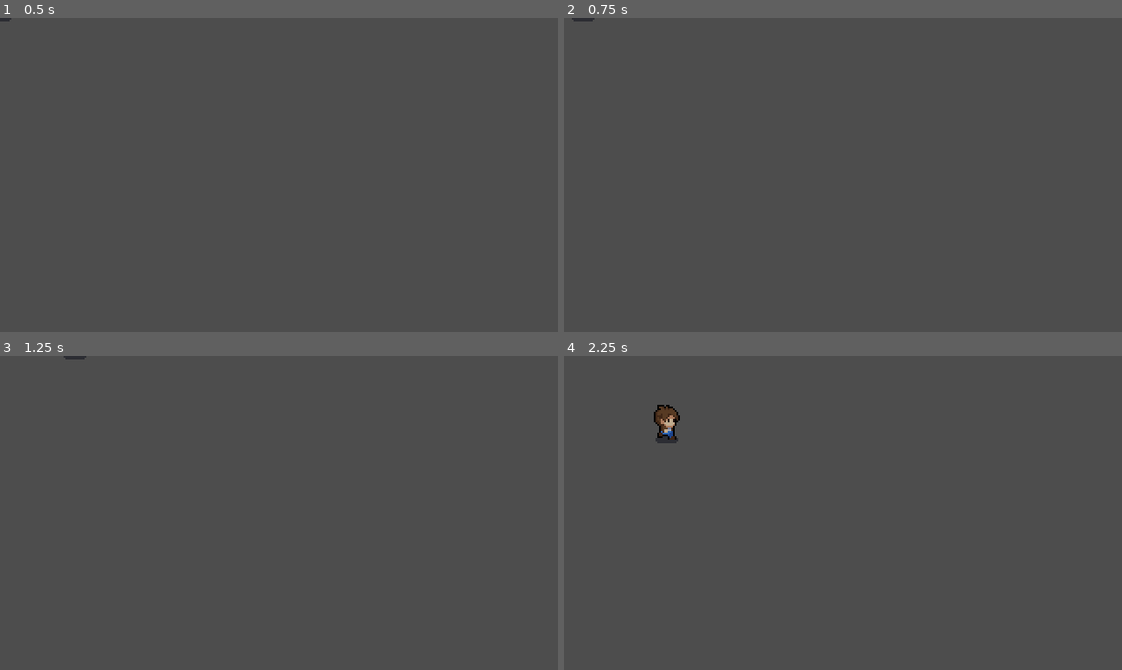
Above: before the commit, frames 1-4 (two rows, left to right).
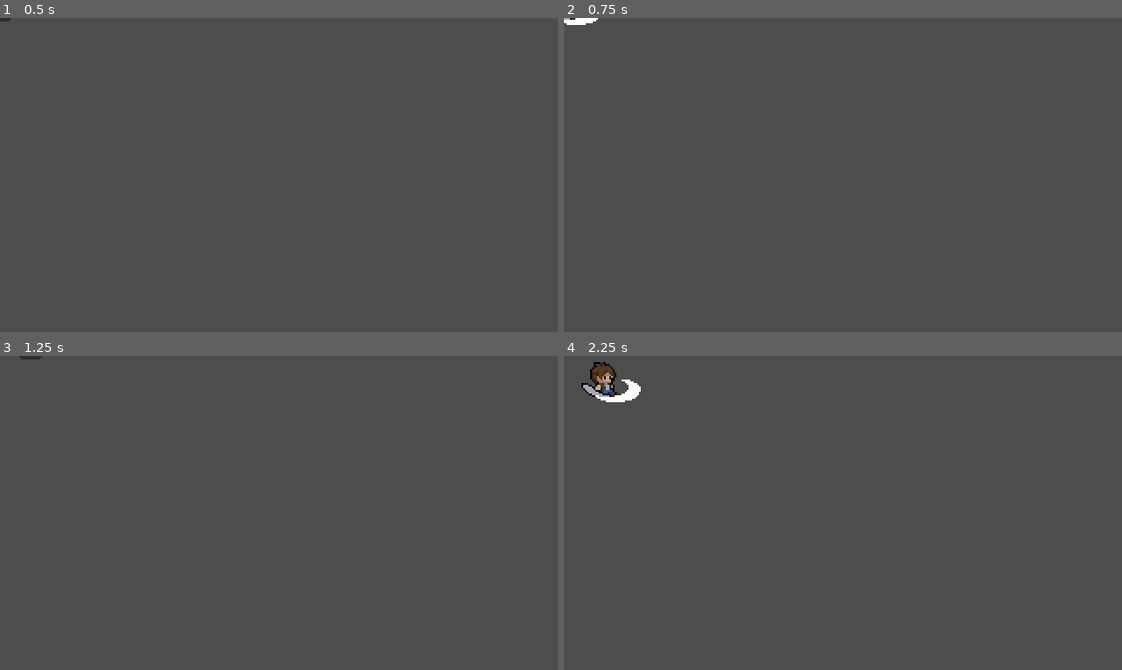
Above: after the commit, the same moments.

Repository: Ruteski/topdown-bandeira
Game: Godot game, scene res://scenes/player/player.tscn
Two runs of this game, one before a commit and one after it. Both use one fixed random seed, a clock stepped at 60 frames per second and the inputs below. The project has no main scene, so this scene is started directly.
Inputs:
- Up to frame 1 (0.5 s): no input
- Up to frame 2 (0.75 s): tap Enter at 0.5 s; hold D (move_right) from 0.53 s (still down); tap Q (attack, bound only after the commit) at 0.6 s
- Up to frame 3 (1.25 s): keep holding D (move_right)
- Up to frame 4 (2.25 s): tap Space at 1.25 s; release D (move_right) at 1.28 s; hold S (move_down) 1.28-2.03 s; tap Q (attack, bound only after the commit) at 1.35, 2.1 s; hold D (move_right) from 2.03 s (still down)

Frame 1 is identical in both runs. In frame 2, 0.1% of the frame differs, in the area x 0-7%, y 0-3%; in frame 3, less than 0.1%; in frame 4, 1.1%, in the area x 3-21%, y 1-28%.

Commit message:
criado animacoes de attack e codigo

Diff:
--- a/project.godot
+++ b/project.godot
@@ -48,6 +48,11 @@
 , Object(InputEventKey,"resource_local_to_scene":false,"resource_name":"","device":-1,"window_id":0,"alt_pressed":false …(186 unchanged characters)…
 ]
 }
+attack={
+"deadzone": 0.5,
+"events": [Object(InputEventKey,"resource_local_to_scene":false,"resource_name":"","device":-1,"window_id":0,"alt_pressed":false,"shift_pressed":false,"ctrl_pressed":false,"meta_pressed":false,"pressed":false,"keycode":0,"physical_keycode":81,"key_label":0,"unicode":113,"location":0,"echo":false,"script":null)
+]
+}
 
 [rendering]
 
--- a/scenes/player/player.tscn
+++ b/scenes/player/player.tscn
@@ -381,9 +381,177 @@
 "values": [false]
 }
 
+[sub_resource type="Animation" id="Animation_g7lbn"]
+resource_name = "attack_down"
+length = 0.4
+step = 0.1
+tracks/0/type = "value"
+tracks/0/imported = false
+tracks/0/enabled = true
+tracks/0/path = NodePath("Texture:frame")
+tracks/0/interp = 1
+tracks/0/loop_wrap = true
+tracks/0/keys = {
+"times": PackedFloat32Array(0, 0.1, 0.2, 0.3),
+"transitions": PackedFloat32Array(1, 1, 1, 1),
+"update": 1,
+"values": [36, 37, 38, 39]
+}
+tracks/1/type = "value"
+tracks/1/imported = false
+tracks/1/enabled = true
+tracks/1/path = NodePath("Texture:position")
+tracks/1/interp = 1
+tracks/1/loop_wrap = true
+tracks/1/keys = {
+"times": PackedFloat32Array(0),
+"transitions": PackedFloat32Array(1),
+"update": 0,
+"values": [Vector2(-0.5, -17)]
+}
+tracks/2/type = "value"
+tracks/2/imported = false
+tracks/2/enabled = true
+tracks/2/path = NodePath("Texture:flip_h")
+tracks/2/interp = 1
+tracks/2/loop_wrap = true
+tracks/2/keys = {
+"times": PackedFloat32Array(0),
+"transitions": PackedFloat32Array(1),
+"update": 1,
+"values": [false]
+}
+
+[sub_resource type="Animation" id="Animation_0bce2"]
+resource_name = "attack_right"
+length = 0.4
+step = 0.1
+tracks/0/type = "value"
+tracks/0/imported = false
+tracks/0/enabled = true
+tracks/0/path = NodePath("Texture:frame")
+tracks/0/interp = 1
+tracks/0/loop_wrap = true
+tracks/0/keys = {
+"times": PackedFloat32Array(0, 0.1, 0.2, 0.3),
+"transitions": PackedFloat32Array(1, 1, 1, 1),
+"update": 1,
+"values": [42, 43, 44, 45]
+}
+tracks/1/type = "value"
+tracks/1/imported = false
+tracks/1/enabled = true
+tracks/1/path = NodePath("Texture:position")
+tracks/1/interp = 1
+tracks/1/loop_wrap = true
+tracks/1/keys = {
+"times": PackedFloat32Array(0),
+"transitions": PackedFloat32Array(1),
+"update": 0,
+"values": [Vector2(-0.5, -17)]
+}
+tracks/2/type = "value"
+tracks/2/imported = false
+tracks/2/enabled = true
+tracks/2/path = NodePath("Texture:flip_h")
+tracks/2/interp = 1
+tracks/2/loop_wrap = true
+tracks/2/keys = {
+"times": PackedFloat32Array(0),
+"transitions": PackedFloat32Array(1),
+"update": 1,
+"values": [false]
+}
+
+[sub_resource type="Animation" id="Animation_riksu"]
+resource_name = "attack_left"
+length = 0.4
+step = 0.1
+tracks/0/type = "value"
+tracks/0/imported = false
+tracks/0/enabled = true
+tracks/0/path = NodePath("Texture:frame")
+tracks/0/interp = 1
+tracks/0/loop_wrap = true
+tracks/0/keys = {
+"times": PackedFloat32Array(0, 0.1, 0.2, 0.3),
+"transitions": PackedFloat32Array(1, 1, 1, 1),
+"update": 1,
+"values": [42, 43, 44, 45]
+}
+tracks/1/type = "value"
+tracks/1/imported = false
+tracks/1/enabled = true
+tracks/1/path = NodePath("Texture:position")
+tracks/1/interp = 1
+tracks/1/loop_wrap = true
+tracks/1/keys = {
+"times": PackedFloat32Array(0),
+"transitions": PackedFloat32Array(1),
+"update": 0,
+"values": [Vector2(0.5, -17)]
+}
+tracks/2/type = "value"
+tracks/2/imported = false
+tracks/2/enabled = true
+tracks/2/path = NodePath("Texture:flip_h")
+tracks/2/interp = 1
+tracks/2/loop_wrap = true
+tracks/2/keys = {
+"times": PackedFloat32Array(0),
+"transitions": PackedFloat32Array(1),
+"update": 1,
+"values": [true]
+}
+
+[sub_resource type="Animation" id="Animation_hl32g"]
+resource_name = "attack_up"
+length = 0.4
+step = 0.1
+tracks/0/type = "value"
+tracks/0/imported = false
+tracks/0/enabled = true
+tracks/0/path = NodePath("Texture:frame")
+tracks/0/interp = 1
+tracks/0/loop_wrap = true
+tracks/0/keys = {
+"times": PackedFloat32Array(0, 0.1, 0.2, 0.3),
+"transitions": PackedFloat32Array(1, 1, 1, 1),
+"update": 1,
+"values": [48, 49, 50, 51]
+}
+tracks/1/type = "value"
+tracks/1/imported = false
+tracks/1/enabled = true
+tracks/1/path = NodePath("Texture:position")
+tracks/1/interp = 1
+tracks/1/loop_wrap = true
+tracks/1/keys = {
+"times": PackedFloat32Array(0),
+"transitions": PackedFloat32Array(1),
+"update": 0,
+"values": [Vector2(-0.5, -17)]
+}
+tracks/2/type = "value"
+tracks/2/imported = false
+tracks/2/enabled = true
+tracks/2/path = NodePath("Texture:flip_h")
+tracks/2/interp = 1
+tracks/2/loop_wrap = true
+tracks/2/keys = {
+"times": PackedFloat32Array(0),
+"transitions": PackedFloat32Array(1),
+"update": 1,
+"values": [false]
+}
+
 [sub_resource type="AnimationLibrary" id="AnimationLibrary_626gr"]
 _data = {
 "RESET": SubResource("Animation_0yowu"),
+"attack_down": SubResource("Animation_g7lbn"),
+"attack_left": SubResource("Animation_riksu"),
+"attack_right": SubResource("Animation_0bce2"),
+"attack_up": SubResource("Animation_hl32g"),
 "idle_down": SubResource("Animation_ernhr"),
 "idle_left": SubResource("Animation_aio0e"),
 "idle_right": SubResource("Animation_eo5uy"),
@@ -393,6 +561,29 @@
 "walk_right": SubResource("Animation_xg8l8"),
 "walk_up": SubResource("Animation_1ijbt")
 }
+
+[sub_resource type="AnimationNodeAnimation" id="AnimationNodeAnimation_byd3o"]
+animation = &"attack_down"
+
+[sub_resource type="AnimationNodeAnimation" id="AnimationNodeAnimation_nidaq"]
+animation = &"attack_up"
+
+[sub_resource type="AnimationNodeAnimation" id="AnimationNodeAnimation_vm34i"]
+animation = &"attack_left"
+
+[sub_resource type="AnimationNodeAnimation" id="AnimationNodeAnimation_7faq2"]
+animation = &"attack_right"
+
+[sub_resource type="AnimationNodeBlendSpace2D" id="AnimationNodeBlendSpace2D_7nsbl"]
+blend_point_0/node = SubResource("AnimationNodeAnimation_byd3o")
+blend_point_0/pos = Vector2(0, 1)
+blend_point_1/node = SubResource("AnimationNodeAnimation_nidaq")
+blend_point_1/pos = Vector2(0, -1)
+blend_point_2/node = SubResource("AnimationNodeAnimation_vm34i")
+blend_point_2/pos = Vector2(-1, 0)
+blend_point_3/node = SubResource("AnimationNodeAnimation_7faq2")
+blend_point_3/pos = Vector2(1, 0)
+blend_mode = 1
 
 [sub_resource type="AnimationNodeAnimation" id="AnimationNodeAnimation_in5ex"]
 animation = &"idle_down"
@@ -441,16 +632,15 @@
 blend_mode = 1
 
 [sub_resource type="AnimationNodeStateMachine" id="AnimationNodeStateMachine_k1kt2"]
+states/attack/node = SubResource("AnimationNodeBlendSpace2D_7nsbl")
+states/attack/position = Vector2(327.689, 236.222)
 states/idle/node = SubResource("AnimationNodeBlendSpace2D_rhgsq")
-states/idle/position = Vector2(496, 220.667)
+states/idle/position = Vector2(328.222, 100.296)
 states/walk/node = SubResource("AnimationNodeBlendSpace2D_ky23y")
-states/walk/position = Vector2(633.778, 224)
+states/walk/position = Vector2(328.099, 167.333)
 
 [node name="Player" type="CharacterBody2D" node_paths=PackedStringArray("_animation_tree")]
 script = ExtResource("1_xrnht")
-_move_speed = null
-_acceleration = null
-_friction = null
 _animation_tree = NodePath("AnimationTree")
 
 [node name="Collision" type="CollisionShape2D" parent="."]
@@ -481,6 +671,22 @@
 parameters/Start/current_length = 0.0
 parameters/Start/current_position = 0.0
 parameters/Start/current_delta = 0.0
+parameters/attack/current_length = Vector2(0, 0)
+parameters/attack/current_position = Vector2(0, 0)
+parameters/attack/current_delta = Vector2(0, 0)
+parameters/attack/blend_position = Vector2(0, 0)
+parameters/attack/0/current_length = null
+parameters/attack/0/current_position = null
+parameters/attack/0/current_delta = null
+parameters/attack/1/current_length = null
+parameters/attack/1/current_position = null
+parameters/attack/1/current_delta = null
+parameters/attack/2/current_length = null
+parameters/attack/2/current_position = null
+parameters/attack/2/current_delta = null
+parameters/attack/3/current_length = null
+parameters/attack/3/current_position = null
+parameters/attack/3/current_delta = null
 parameters/idle/current_length = 0.6
 parameters/idle/current_position = 0.332501
 parameters/idle/current_delta = 0.025
@@ -513,3 +719,5 @@
 parameters/walk/3/current_length = null
 parameters/walk/3/current_position = null
 parameters/walk/3/current_delta = null
+
+[connection signal="animation_finished" from="AnimationTree" to="." method="_on_animation_tree_animation_finished"]
--- a/scripts/player/player.gd
+++ b/scripts/player/player.gd
@@ -2,6 +2,7 @@
 class_name Player
 
 var _state_machine
+var _is_attacking: bool = false
 
 @export_category("Variables")
 @export var _move_speed: float = 64.0 # +/- 4 celulas por segundo
@@ -13,41 +14,59 @@
 
 
 func _ready() -> void:
-	_state_machine = _animation_tree["parameters/playback"]
+		_state_machine = _animation_tree["parameters/playback"]
 
 
 func _physics_process(_delta: float) -> void:
-	_move()
-	_animate()
-	move_and_slide()
+		_move()
+		_attack()
+		_animate()
+		move_and_slide()
 
 
 func _move() -> void:
-	var _direction: Vector2 = Vector2(
-		Input.get_axis("move_left", "move_right"),
-		Input.get_axis("move_up", "move_down")
-	)
+		var _direction: Vector2 = Vector2(
+				Input.get_axis("move_left", "move_right"),
+				Input.get_axis("move_up", "move_down")
+		)
 
 #	if input_direction:
 #		velocity.x = input_direction * move_speed
 #	else:
 #		velocity.x = move_toward(velocity.x, 0, move_speed)
 
-	if _direction != Vector2.ZERO:
-		_animation_tree["parameters/idle/blend_position"] = _direction
-		_animation_tree["parameters/walk/blend_position"] = _direction
+		if _direction != Vector2.ZERO:
+				_animation_tree["parameters/idle/blend_position"] = _direction
+				_animation_tree["parameters/walk/blend_position"] = _direction
+				_animation_tree["parameters/attack/blend_position"] = _direction
 
-		velocity.x = lerp(velocity.x, _direction.normalized().x * _move_speed, _acceleration)
-		velocity.y = lerp(velocity.y, _direction.normalized().y * _move_speed, _acceleration)
-		return
+				velocity.x = lerp(velocity.x, _direction.normalized().x * _move_speed, _acceleration)
+				velocity.y = lerp(velocity.y, _direction.normalized().y * _move_speed, _acceleration)
+				return
 
-	velocity.x = lerp(velocity.x, _direction.normalized().x * _move_speed, _friction)
-	velocity.y = lerp(velocity.y, _direction.normalized().y * _move_speed, _friction)
-	velocity = _direction.normalized() * _move_speed
+		velocity.x = lerp(velocity.x, _direction.normalized().x * _move_speed, _friction)
+		velocity.y = lerp(velocity.y, _direction.normalized().y * _move_speed, _friction)
+		velocity = _direction.normalized() * _move_speed
 
 
 func _animate() -> void:
-	if velocity.length() > 2:
-		_state_machine.travel("walk")
-		return
-	_state_machine.travel("idle")
+		if _is_attacking:
+				_state_machine.travel("attack")
+				return
+
+		if velocity.length() > 2:
+				_state_machine.travel("walk")
+				return
+		_state_machine.travel("idle")
+
+
+func _attack() -> void:
+		if Input.is_action_just_pressed("attack") && !_is_attacking:
+				set_physics_process(false)
+				_is_attacking = true
+
+
+func _on_animation_tree_animation_finished(anim_name: StringName) -> void:
+		if anim_name == "attack_up" || anim_name == "attack_down" || anim_name == "attack_left" || anim_name == "attack_right":
+				_is_attacking = false
+				set_physics_process(true)
Not shown: 1 places in scenes/player/player.tscn that only renumber resources
